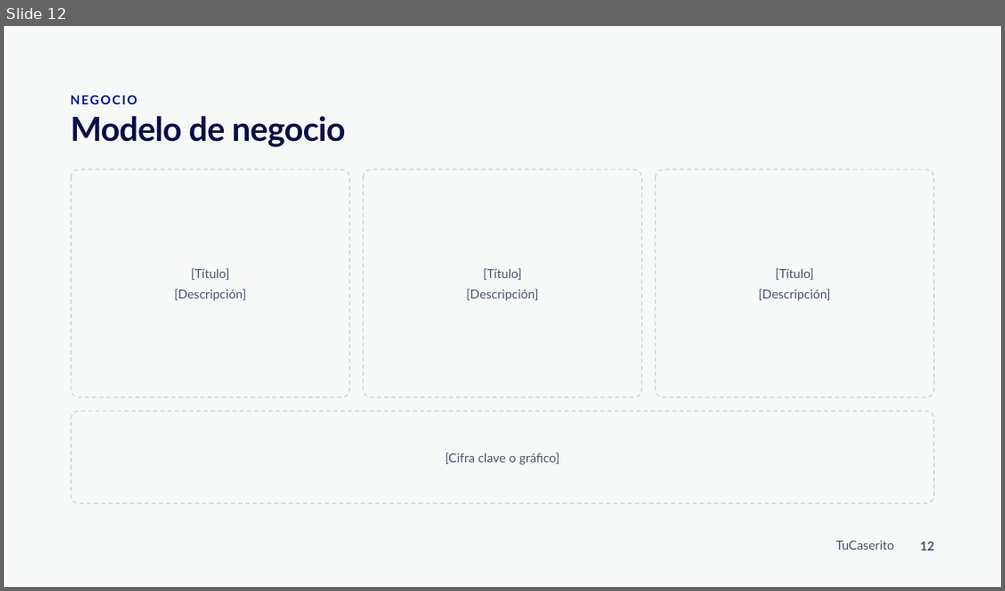
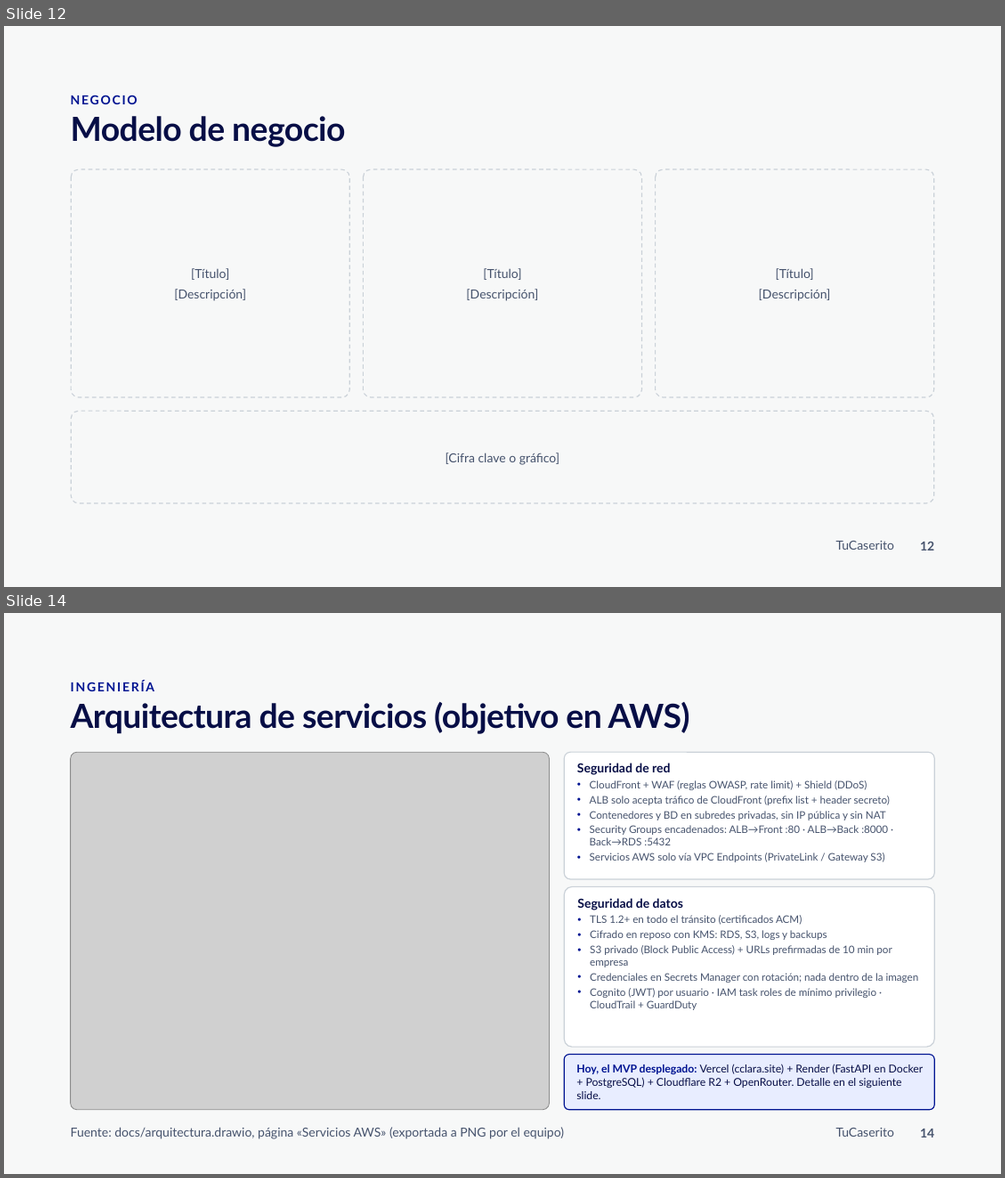
Before and after one commit to 24pedro24daniel-prog/Hackathon_BBVA_Equipo_7, a slide deck: media/ppt/TuCaserito Pitch BBVA.pptx. Shown one above the other, each under a label of ours: slide 12 before the commit, slides 12 and 14 after it; the slides between them are not shown. The pictures are 1005x591 and 1005x1178 pixels, drawn with LibreOffice and Linux fonts; fonts in the diff are those of the drawing; grey boxes stand for pictures. Boxes give left, top, right and bottom in pixels: in the first picture for what was removed or moved away, otherwise in the second. Text is boxed around its words. In the diff, an @@ line names an element or a change of style, - is before the commit and + after.

```diff
--- a/media/ppt/TuCaserito Pitch BBVA.pptx
+++ b/media/ppt/TuCaserito Pitch BBVA.pptx
@@ slide 14 added at [4,613,1001,1174], background #F7F8F8 @@
@@ text added at [71,681,155,691], 12 pt, text #001391, bold @@
+INGENIERÍA
@@ title added at [71,702,690,734], 32 pt, text #070E46, bold @@
+Arquitectura de servicios (objetivo en AWS)
@@ picture added at [71,752,550,1110] @@
@@ rounded rectangle added at [564,752,934,879], fill #FFFFFF, outline #CAD1D8 1 pt, 10 pt, text #46536D @@
+Seguridad de red
+• CloudFront + WAF (reglas OWASP, rate limit) + Shield (DDoS)
+• ALB solo acepta tráfico de CloudFront (prefix list + header secreto)
+• Contenedores y BD en subredes privadas, sin IP pública y sin NAT
+• Security Groups encadenados: ALB→Front :80 · ALB→Back :8000 · Back→RDS :5432
+• Servicios AWS solo vía VPC Endpoints (PrivateLink / Gateway S3)
@@ rounded rectangle added at [564,887,934,1046], fill #FFFFFF, outline #CAD1D8 1 pt, 10 pt, text #46536D @@
+Seguridad de datos
+• TLS 1.2+ en todo el tránsito (certificados ACM)
+• Cifrado en reposo con KMS: RDS, S3, logs y backups
+• S3 privado (Block Public Access) + URLs prefirmadas de 10 min por empresa
+• Credenciales en Secrets Manager con rotación; nada dentro de la imagen
+• Cognito (JWT) por usuario · IAM task roles de mínimo privilegio · CloudTrail + GuardDuty
@@ rounded rectangle added at [564,1054,934,1110], fill #E8EDFF, outline #001391 1 pt, 10.5 pt, text #070E46 @@
+Hoy, el MVP desplegado: Vercel (cclara.site) + Render (FastAPI en Docker + PostgreSQL) + Cloudflare R2 + OpenRouter. Detalle en el siguiente slide.
@@ text added at [71,1127,564,1139], 12 pt, text #46536D @@
+Fuente: docs/arquitectura.drawio, página «Servicios AWS» (exportada a PNG por el equipo)
@@ text added at [836,1127,895,1136], 12 pt, text #46536D @@
+TuCaserito
@@ page number added at [920,1128,934,1137], 12 pt, text #46536D, bold @@
+14
```
Also in this commit, not shown: 5 slides changed.
